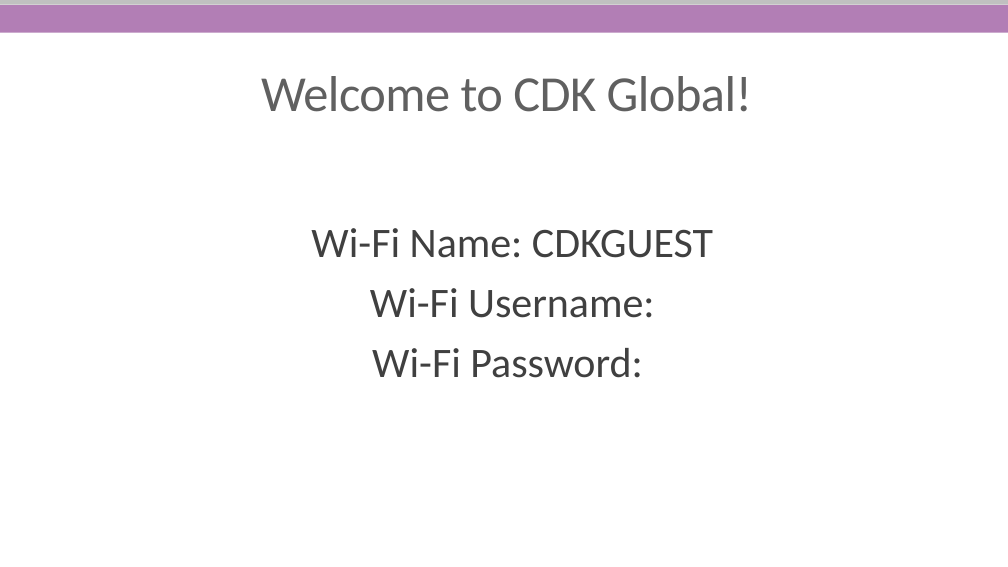
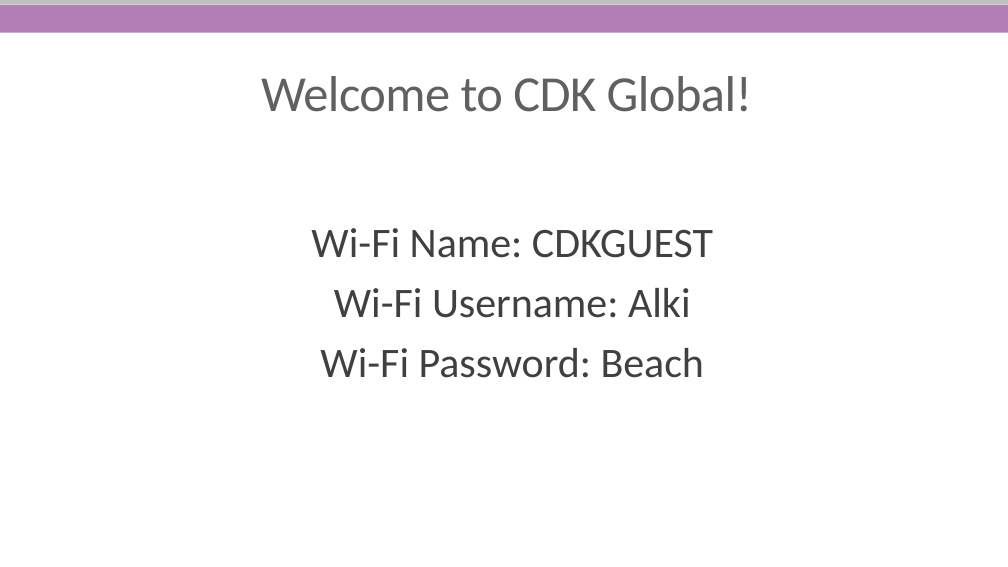
Before and after one commit to She-Codes-Now/Intro-to-SQL, a slide deck: slide 2 of Intro-SQL-SheCodesNow.pptx. Drawn at 1008x567 pixels with LibreOffice and Linux fonts; fonts in the diff are those of the drawing; background and template pictures are left out. Boxes give left, top, right and bottom in pixels: in the first picture for what was removed or moved away, otherwise in the second. Text is boxed around its words. In the diff, an @@ line names an element or a change of style, - is before the commit and + after.

```diff
--- a/Intro-SQL-SheCodesNow.pptx
+++ b/Intro-SQL-SheCodesNow.pptx
@@ text at (x1=320, y1=288, x2=705, y2=378): text changed @@
-  Wi-Fi Username:
-  Wi-Fi Password:
+  Wi-Fi Username: Alki
+  Wi-Fi Password: Beach
```
Also in this commit, not shown: 3 other slides changed, 1 slide added, 1 slide removed, 1 other file.
